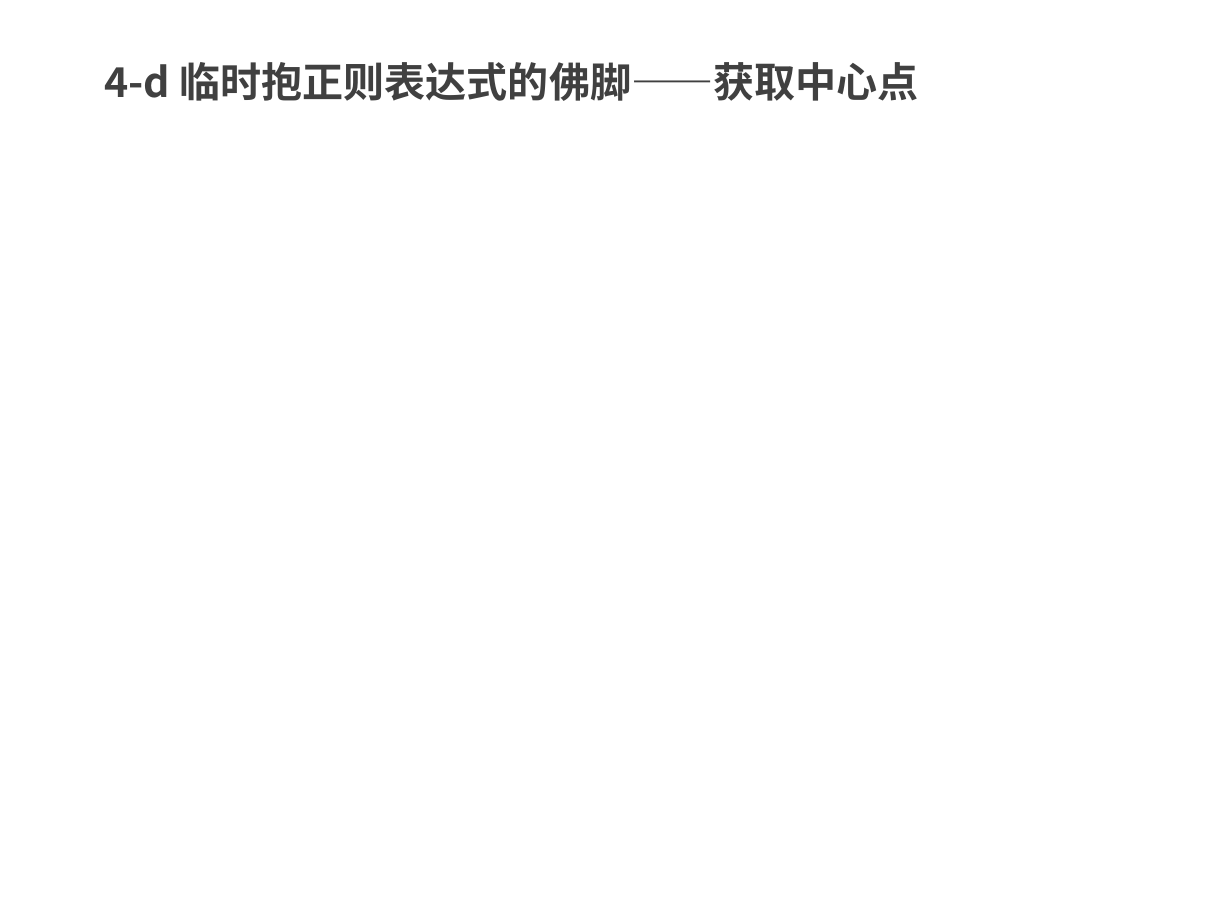
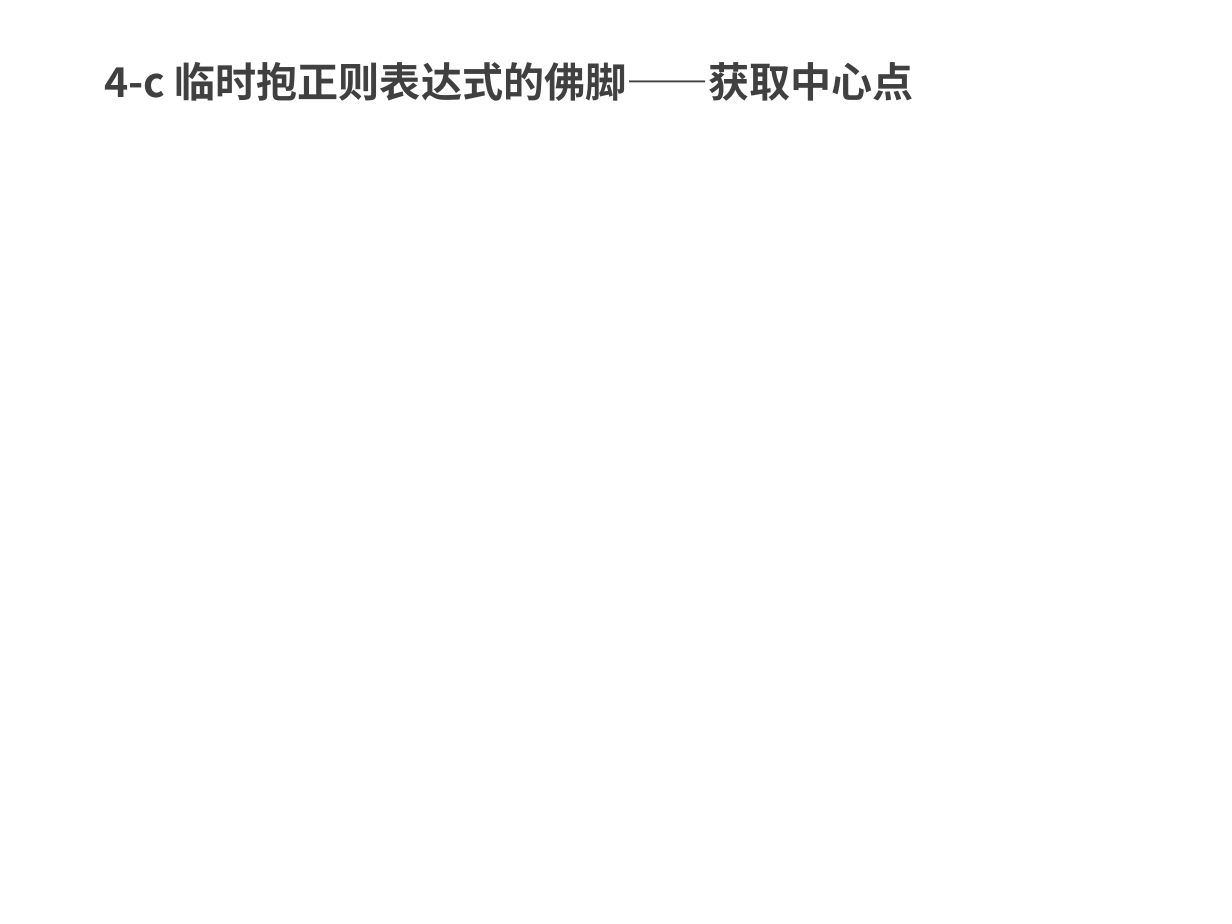
Before and after one commit to kong66/webAni, a slide deck: slide 17 of 20-svg-explode/20.pptx (slide 10 before the commit). Drawn at 1232x924 pixels with LibreOffice and Linux fonts; fonts in the diff are those of the drawing. Boxes give left, top, right and bottom in pixels: in the first picture for what was removed or moved away, otherwise in the second. Text is boxed around its words. In the diff, an @@ line names an element or a change of style, - is before the commit and + after.

```diff
--- a/20-svg-explode/20.pptx
+++ b/20-svg-explode/20.pptx
@@ text at (104,62,914,101): text changed @@
-4-d 临时抱正则表达式的佛脚——获取中心点
+4-c 临时抱正则表达式的佛脚——获取中心点
```
Also in this commit, not shown: 5 other slides changed, 9 slides added, 1 slide removed, 6 other files.
